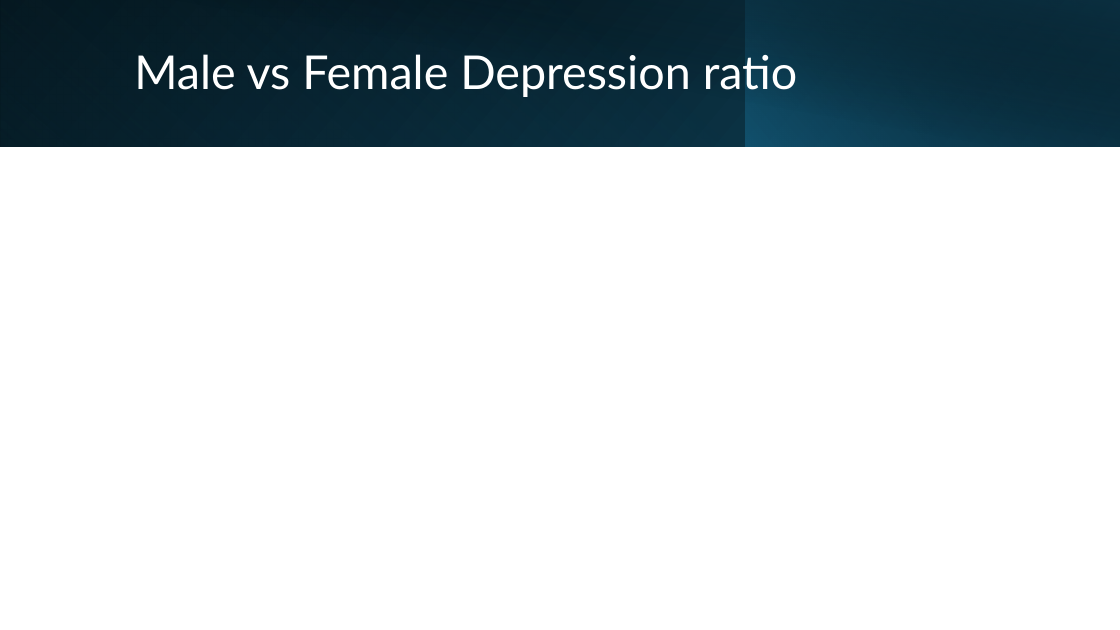
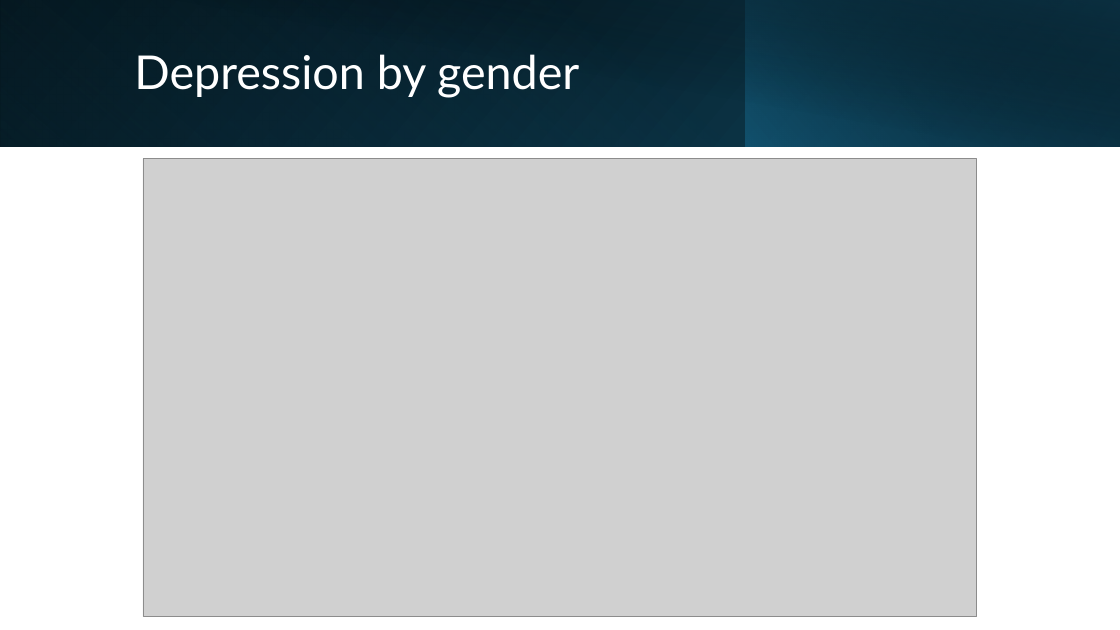
Before and after one commit to MicheaColautti/DataScience-Prog1, a slide deck: slide 3 of Doc/Project 1 - Intermediate presentation.pptx. Drawn at 1120x630 pixels with LibreOffice and Linux fonts; fonts in the diff are those of the drawing; grey boxes stand for pictures. Boxes give left, top, right and bottom in pixels: in the first picture for what was removed or moved away, otherwise in the second. Text is boxed around its words. In the diff, an @@ line names an element or a change of style, - is before the commit and + after.

```diff
--- a/Doc/Project 1 - Intermediate presentation.pptx
+++ b/Doc/Project 1 - Intermediate presentation.pptx
@@ title at [134, 54, 579, 98]: text changed @@
-Male vs Female Depression ratio
+Depression by gender
@@ picture added at [143, 159, 977, 617] @@
```
Also in this commit, not shown: 2 other slides changed.
